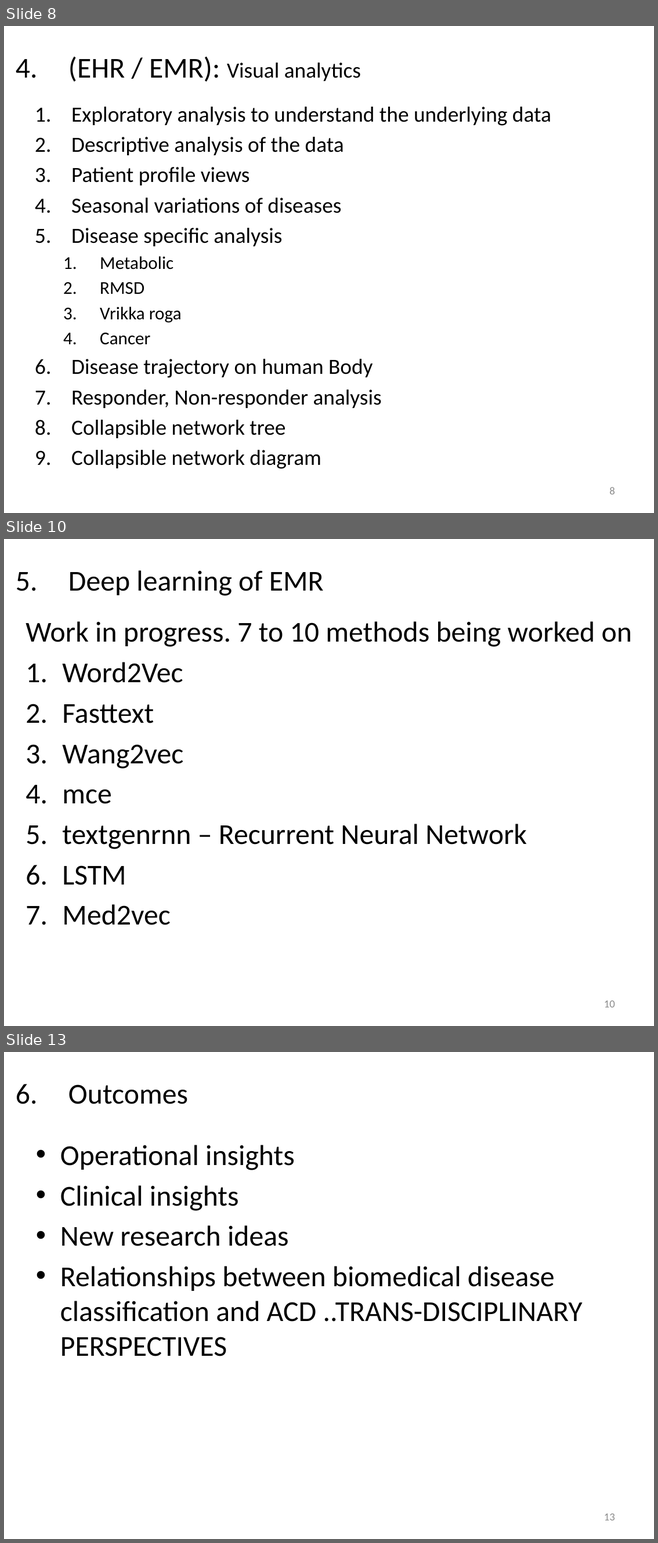
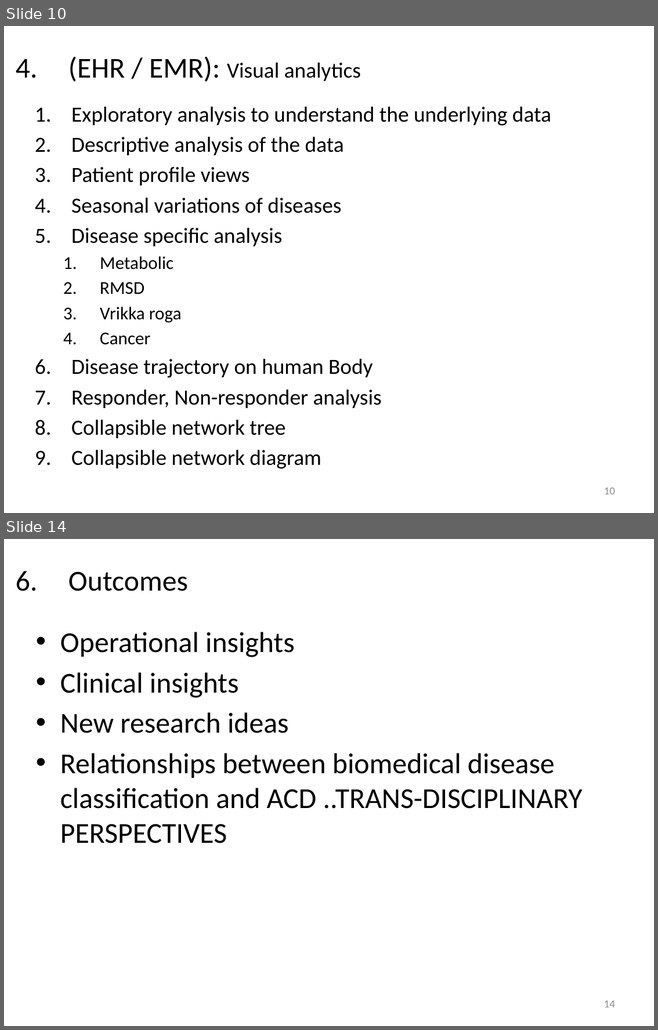
Before and after one commit to coursephd/PostgreSQL, a slide deck: thesis/ThesisPresentation V1.0-WorkingCopy.pptx. Shown one above the other, each under a label of ours: slides 8, 10 and 13 before the commit, slides 10 and 14 after it; the slides between them are not shown. The pictures are 658x1543 and 658x1030 pixels, drawn with LibreOffice and Linux fonts; fonts in the diff are those of the drawing; background and template pictures are left out. Boxes give left, top, right and bottom in pixels: in the first picture for what was removed or moved away, otherwise in the second. Text is boxed around its words. In the diff, an @@ line names an element or a change of style, - is before the commit and + after.

```diff
--- a/thesis/ThesisPresentation V1.0-WorkingCopy.pptx
+++ b/thesis/ThesisPresentation V1.0-WorkingCopy.pptx
@@ slide 10 removed at (4,539,654,1026), background #FFFFFF @@
@@ title removed at (68,570,324,596) @@
-  5. Deep learning of EMR
@@ text removed at (25,621,632,925) @@
-Work in progress. 7 to 10 methods being worked on
-1. Word2Vec
-2. Fasttext
-3. Wang2vec
-4. mce
-5. textgenrnn – Recurrent Neural Network
-6. LSTM
-7. Med2vec
@@ page number removed at (604,1001,615,1008) @@
-10
@@ what was slide 8 is now slide 10 @@
@@ page number at (604,488,615,495): text changed @@
-8
+10
@@ what was slide 13 is now slide 14 @@
@@ page number at (604,1001,615,1008): text changed @@
-13
+14
```
Also in this commit, not shown: 4 slides changed, 4 slides added, 2 other slides removed.
